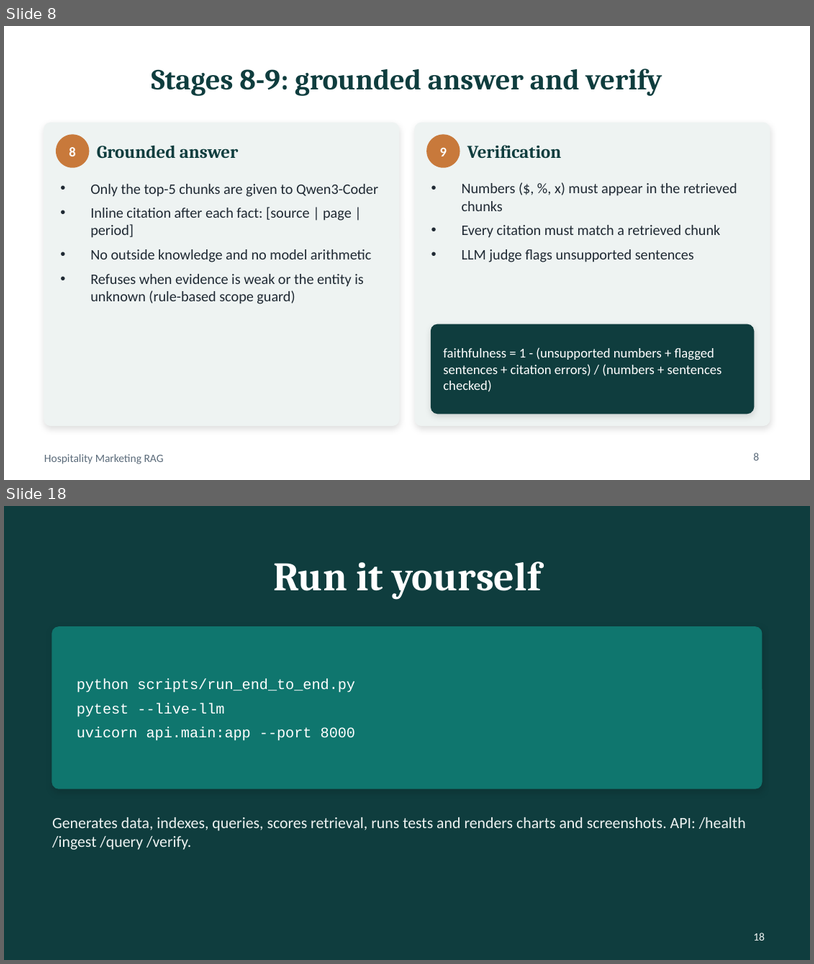
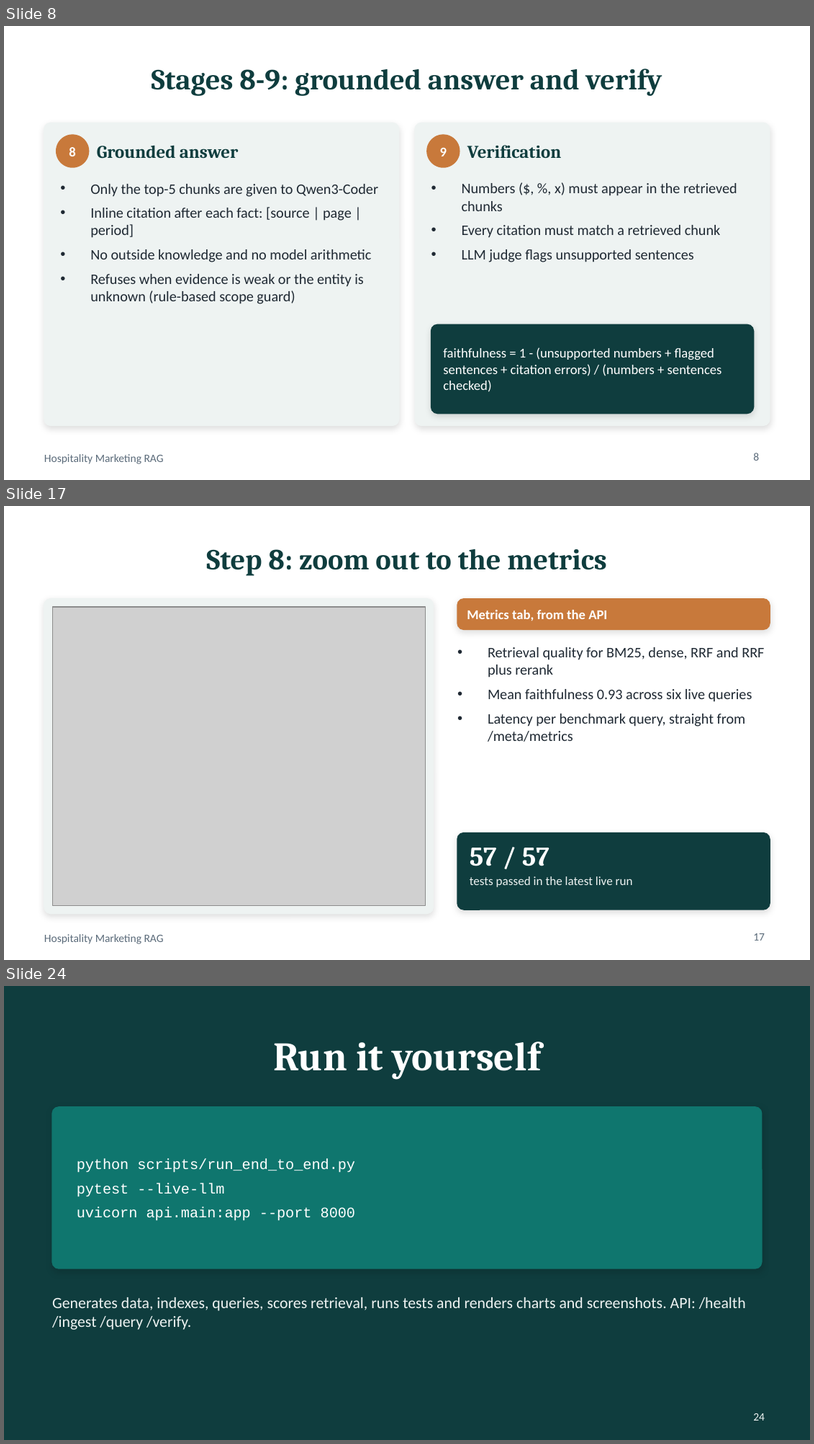
Before and after one commit to ramakrishnakandipati/RAG_Agent, a slide deck: hosiptality_marketing_rag/presentation/Hospitality_RAG_Presentation.pptx. Shown one above the other, each under a label of ours: slides 8 and 18 before the commit, slides 8, 17 and 24 after it; the slides between them are not shown. The pictures are 814x964 and 814x1444 pixels, drawn with LibreOffice and Linux fonts; fonts in the diff are those of the drawing; grey boxes stand for pictures. Boxes give left, top, right and bottom in pixels: in the first picture for what was removed or moved away, otherwise in the second. Text is boxed around its words. In the diff, an @@ line names an element or a change of style, - is before the commit and + after.

```diff
--- a/hosiptality_marketing_rag/presentation/Hospitality_RAG_Presentation.pptx
+++ b/hosiptality_marketing_rag/presentation/Hospitality_RAG_Presentation.pptx
@@ slide 17 added at [4,506,810,960], background #FFFFFF; not listed: 1 template element that a slide beside it also shows @@
@@ title added at [206,549,607,576], 26 pt, text #0F3D3E, bold @@
+Step 8: zoom out to the metrics
@@ rounded rectangle added at [44,599,434,914], fill #EEF3F2, outline #EEF3F2 1 pt @@
@@ picture added at [52,607,425,905] @@
@@ rounded rectangle added at [457,599,770,629], fill #C8793B, outline #C8793B 1 pt @@
@@ text added at [467,610,607,621], 12 pt, text #FFFFFF, bold @@
+Metrics tab, from the API
@@ text added at [488,647,764,741], 13 pt, text #1F2933 @@
+• Retrieval quality for BM25, dense, RRF and RRF plus rerank
+• Mean faithfulness 0.93 across six live queries
+• Latency per benchmark query, straight from /meta/metrics
@@ rounded rectangle added at [457,833,770,909], fill #0F3D3E, outline #0F3D3E 1 pt @@
@@ text added at [470,847,550,866], 24 pt, text #FFFFFF, bold @@
+57 / 57
@@ text added at [470,876,633,887], 11 pt, text #EEF3F2 @@
+tests passed in the latest live run
@@ page number added at [754,933,765,940], 10 pt, text #5B6B7A @@
+17
@@ what was slide 18 is now slide 24 @@
@@ page number at [754,1413,765,1420]: text changed @@
-18
+24
```
Also in this commit, not shown: 4 slides changed, 10 other slides added, 5 slides removed, 11 other files.
